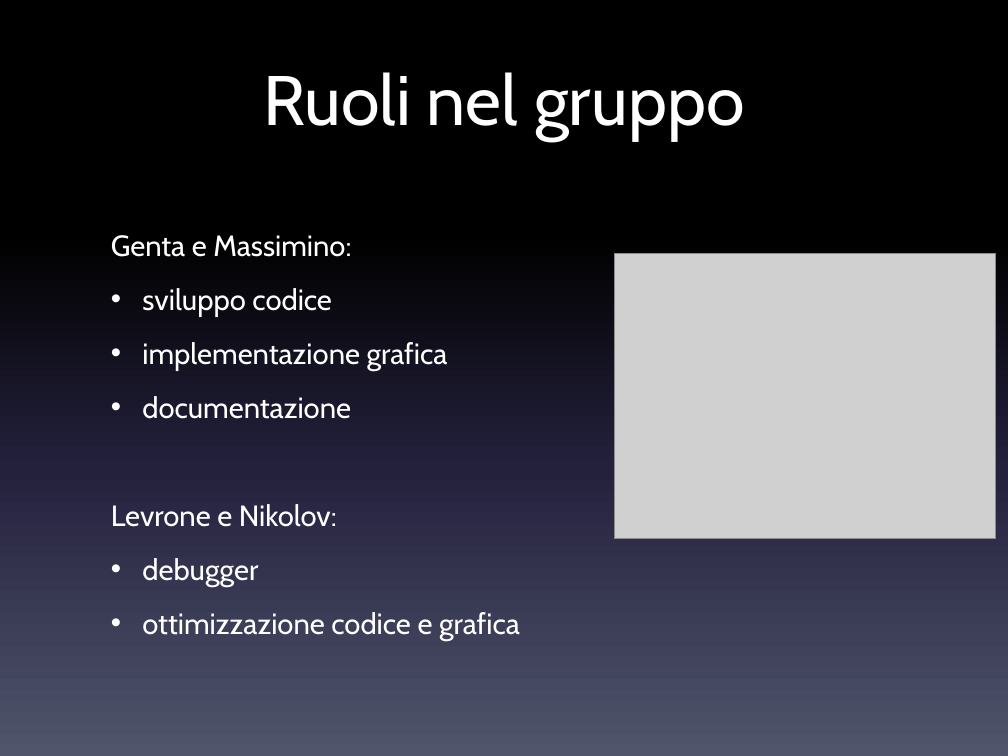
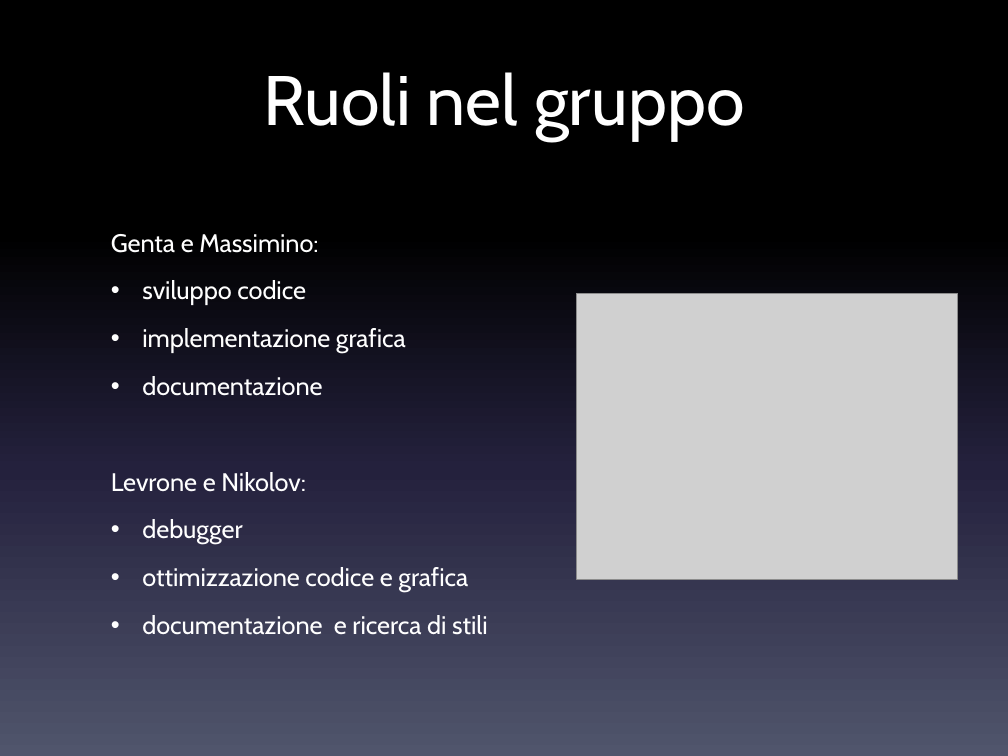
Before and after one commit to danielegenta/ProjectTPSI_Spider, a slide deck: slide 19 of Presentazione_Spider.pptx (slide 16 before the commit). Drawn at 1008x756 pixels with LibreOffice and Linux fonts; fonts in the diff are those of the drawing; grey boxes stand for pictures. Boxes give left, top, right and bottom in pixels: in the first picture for what was removed or moved away, otherwise in the second. Text is boxed around its words. In the diff, an @@ line names an element or a change of style, - is before the commit and + after.

```diff
--- a/Presentazione_Spider.pptx
+++ b/Presentazione_Spider.pptx
@@ text at (111, 234, 468, 592): size 20.9 to 18.1 pt in "Genta e Massimino:", "sviluppo codice", "implementazione grafica", "documentazione" and 3 more places @@
@@ picture: place and size @@
-picture at (614, 253, 995, 538)
+picture at (577, 293, 958, 579)
@@ text at (142, 615, 488, 635): paragraph added @@
+  • documentazione e ricerca di stili
```
Also in this commit, not shown: 6 other slides changed, 4 slides added, 1 slide removed, 1 other file.
